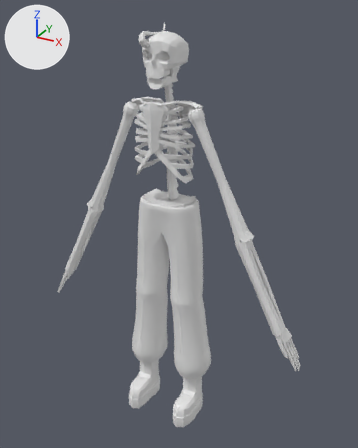
One commit to the FBX model Assets/Models/NPC/Enemies/Bosses/LauranceLine/Guard/LauranceGuardBase_MERGE.fbx: the scene before it, then after it.
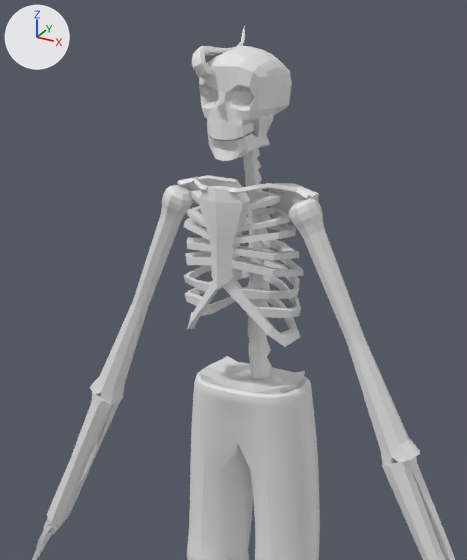
Each version appears first whole from a 50 mm camera at (5.33, -9.27, 8.97) aimed at (0.16, 0.14, 4.27), and next in a close-up on the part from 12% to 78% of the width and 2% to 65% of the height. Lighting does not change. The marker at upper left points along +X, +Y and +Z. Where no turn or scale is listed for an object, it has been applied to the vertices.

Names of what the first close-up shows: 'Collarbone', 'Horn', 'HumerusL', 'HumerusR', 'Mandible', 'Pants', 'Pelvis', 'Ribcage', 'ShoulderBlade', 'Skull', 'UlnaRadiusL', 'UlnaRadiusR'.
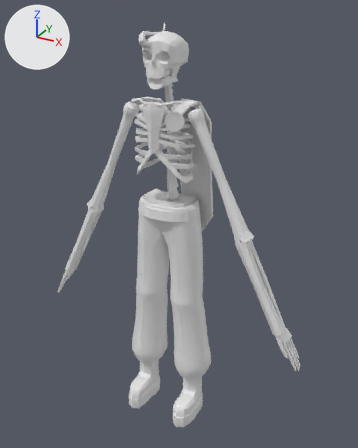
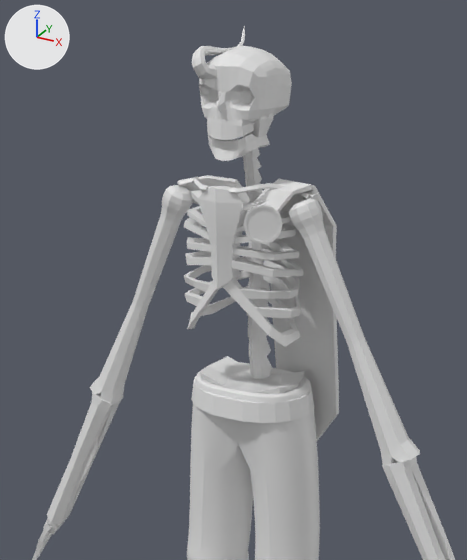
What the commit changed:
Mesh me_cube_003_1 is new.
It has 84 vertices, 82 faces and spans x -0.48..0.53, y -0.86..0.44, z -1.8..1.57.
Mesh me_cylinder_001 is new.
It has 96 vertices, 72 faces and spans x -0.76..0.76, y -0.57..0.56, z -0.11..0.11.
Mesh me_cylinder is new.
It has 48 vertices, 38 faces and spans x -0.184..0.2, y -0.128..0.094, z -0.2..0.2.
Object 'D_Cloak' (ob_d_cloak) is new; it shows me_cube_003_1.
Its location is (0.45, 0.23, 5.65).
Object 'D_belt' (ob_d_belt) is new; it shows me_cylinder_001.
Its location is (0.0, -0.05, 4.74).
Object 'D_Pin' (ob_d_pin) is new; it shows me_cylinder.
Its location is (0.43, -0.55, 6.85).

Boxes (x1, y1, x2, y2) around the edits, measured in the close-ups (467 x 560 px):
'D_Cloak', added: after (246, 179, 339, 441)
'D_belt', added: after (191, 376, 314, 423)
'D_Pin', added: after (243, 204, 283, 244)
